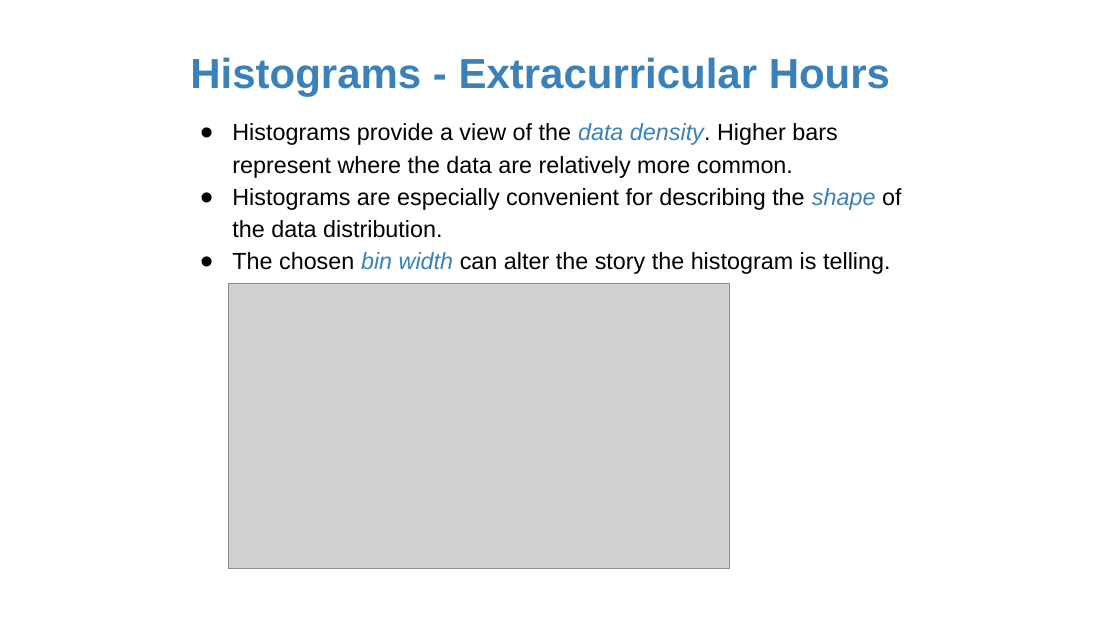
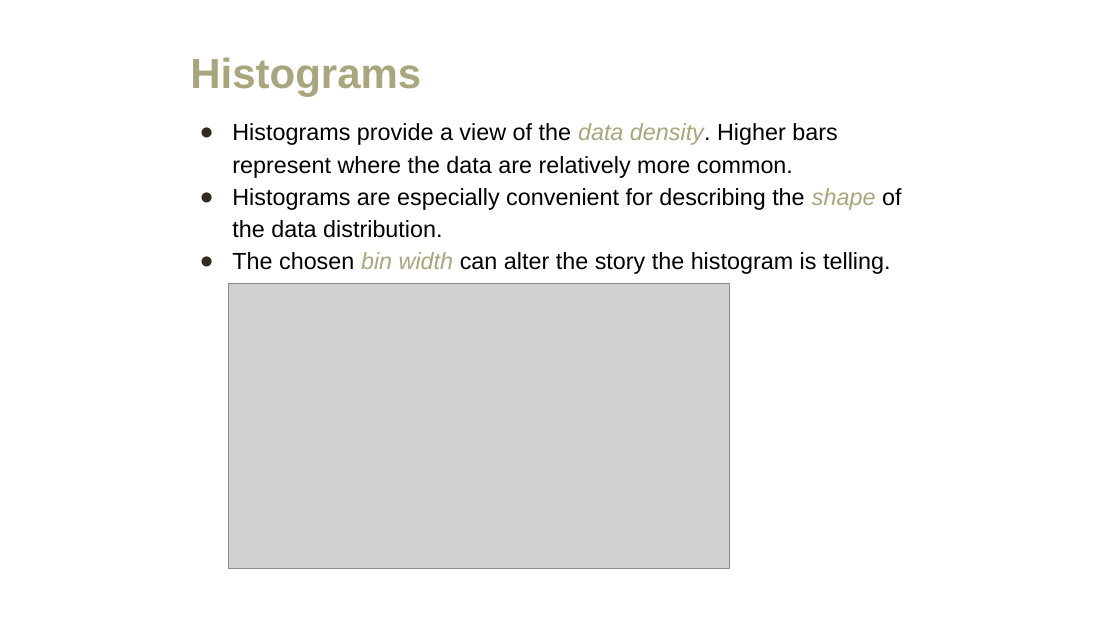
Before and after one commit to amosca01/MATH108-F23, a slide deck: slide 5 of slides/04-summarizing-data.pptx (slide 4 before the commit). Drawn at 1120x630 pixels with LibreOffice and Linux fonts; fonts in the diff are those of the drawing; grey boxes stand for pictures. Boxes give left, top, right and bottom in pixels: in the first picture for what was removed or moved away, otherwise in the second. Text is boxed around its words. In the diff, an @@ line names an element or a change of style, - is before the commit and + after.

Commit message:
slides

```diff
--- a/slides/04-summarizing-data.pptx
+++ b/slides/04-summarizing-data.pptx
@@ title at (x1=190, y1=57, x2=421, y2=96): text changed; text colour #3A81BA to #A9A57C @@
-Histograms - Extracurricular Hours
+Histograms
@@ text "Histograms provide a view of ..." at (x1=232, y1=123, x2=901, y2=274): text colour #3A81BA to #A9A57C in "data density.", "shape", "bin width"; bullet colour #000000 to #2F2B20 @@
```
Also in this commit, not shown: 60 other slides changed, 4 slides added, 4 slides removed, 4 other files.
